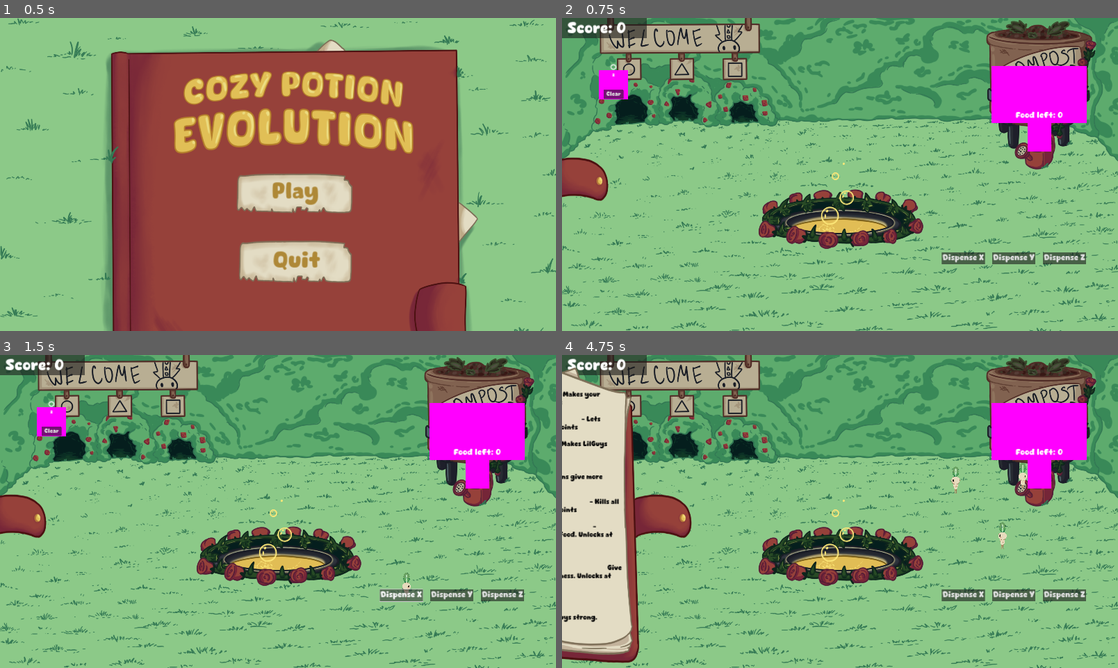
Above: before the commit, frames 1-4 (two rows, left to right).
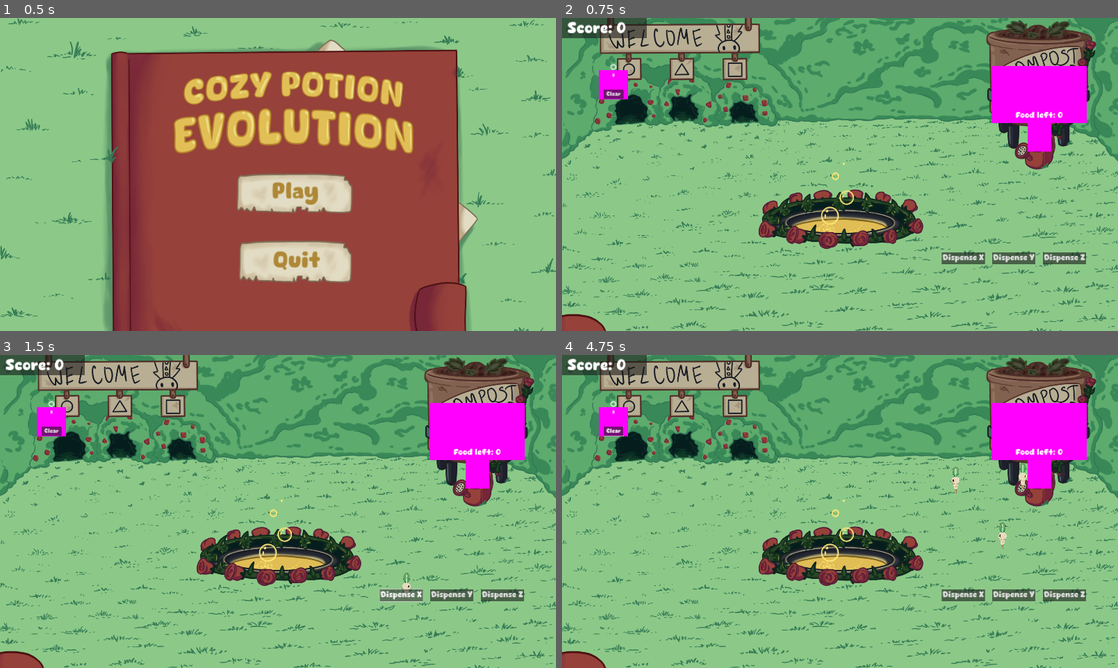
Above: after the commit, the same moments.

Repository: BoopEnthusiast/Cozy-Spring-Jam-2024
Game: Godot game, scene res://scenes/main_menu_screen.tscn
Same seed, same stepped clock (60 frames per second), same inputs: the game is played once before the commit and once after it. Sound files missing from this copy of the repository are replaced by a short silence.
Inputs (mouse positions are in pixels of both pictures, inside the frame that each line leads up to):
- Up to frame 1 (0.5 s): no input
- Up to frame 2 (0.75 s): click "Play" at 0.5 s
- Up to frame 3 (1.5 s): click "Dispense X" at 1.25 s
- Up to frame 4 (4.75 s): click "Dispense Y" at 2 s; click "Dispense Z" at 2.75 s; click "Clear" at 3.5 s; click (578, 517) at 4.27 s

Frame 1 is identical in both runs. In frame 2, 1.3% of the frame differs, in the area x 0-9%, y 44-100%; in frame 3, 1.3%; in frame 4, 13%, in the area x 0-24%, y 4-100%.

Commit message:
fix menu screen resetting quickly

Diff:
--- a/scenes/ending_screen.tscn
+++ b/scenes/ending_screen.tscn
@@ -6,6 +6,7 @@
 bg_color = Color(0, 0, 0, 1)
 
 [node name="EndingScreen" type="CanvasLayer"]
+visible = false
 
 [node name="EndScreenPanel" type="Panel" parent="."]
 offset_left = 4.0
--- a/scenes/main.tscn
+++ b/scenes/main.tscn
@@ -80,8 +80,8 @@
 [node name="RecipesScreen" type="CanvasLayer" parent="."]
 
 [node name="RecipeBackground" parent="RecipesScreen" instance=ExtResource("8_hntjs")]
-offset_top = -1509.0
-offset_bottom = 1462.0
+offset_top = -429.0
+offset_bottom = 2542.0
 
 [node name="AudioStreamPlayer" type="AudioStreamPlayer" parent="."]
 stream = ExtResource("10_fyh3d")
--- a/scenes/recipes_screen.tscn
+++ b/scenes/recipes_screen.tscn
@@ -97,9 +97,9 @@
 anchor_top = 0.5
 anchor_bottom = 0.5
 offset_left = -3000.0
-offset_top = -1509.0
+offset_top = -429.0
 offset_right = 1293.0
-offset_bottom = 1462.0
+offset_bottom = 2542.0
 grow_vertical = 2
 mouse_filter = 2
 theme_override_styles/panel = SubResource("StyleBoxTexture_g1q31")
--- a/scripts/end_screen_script.gd
+++ b/scripts/end_screen_script.gd
@@ -2,7 +2,7 @@
 
 # Called every frame. 'delta' is the elapsed time since the previous frame.
 func _process(_delta):
-	if self.visible == true:
+	if Singleton.gameOver == true:
 		#wait for 30 secs then move on to picture
 		await get_tree().create_timer(30.0).timeout
 		get_tree().change_scene_to_file("res://scenes/main_menu_screen.tscn")
